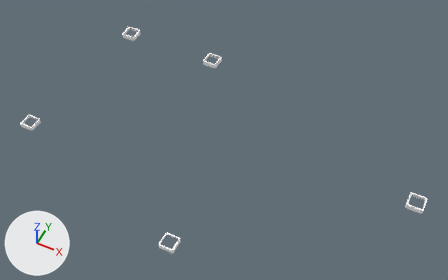
What one commit did to the OBJ model Games/GuruttoWorld/Assets/Models/StreetJourney/Baked/Block-1-11.obj.
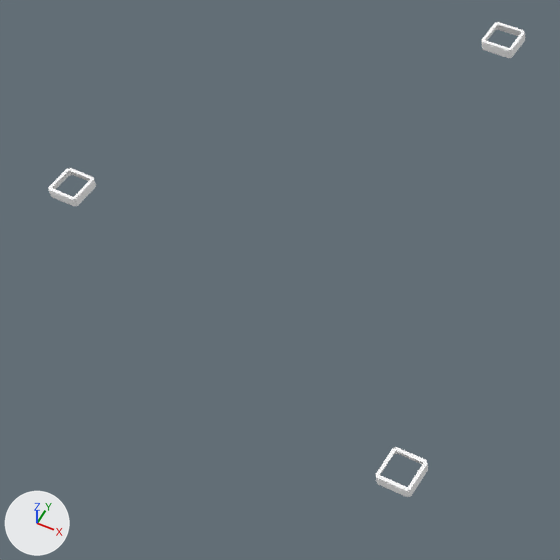
Each version is shown whole from a camera (50 mm lens) standing at (19.4, 24.2, 30.9) and looking at (7.4, 48.1, 1.1), then close up on the part from 0% to 53% of the width and 16% to 100% of the height. Arrows for +X, +Y and +Z are at lower left; the lights stay in place. The older version's two pictures come first. Where no turn or scale is listed for an object, it has been applied to the vertices. Vertices at exactly the same position are counted once.

In view in the first close-up: 'Block-1-11'.
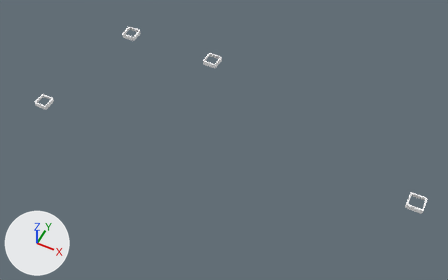
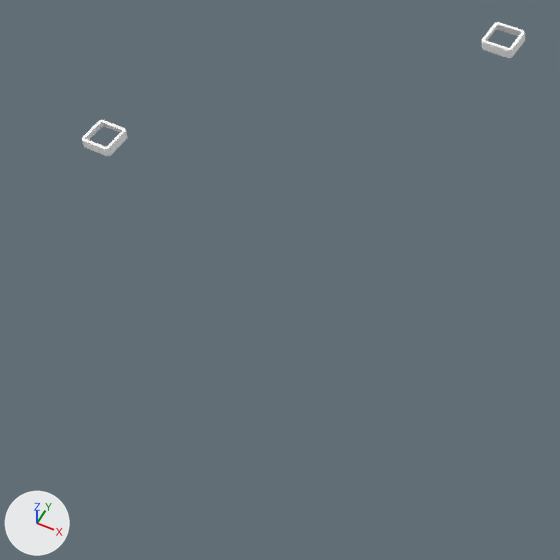
Where the change shows, as pixel boxes [x1, y1, x2, y2] in the close-ups (560 x 560 px; the box of a moved part takes in the faces that stretch with it):
'Block-1-11', reshaped: before [48, 22, 525, 497]; after [82, 22, 525, 156]
part 1 of me_block_1_11, moved or reshaped: before [48, 168, 96, 206]; after [82, 120, 128, 156]
part 2 of me_block_1_11, deleted: before [376, 447, 428, 497]

What the commit changed:
me_block_1_11 is used by ob_block_1_11; location (0.0, 0.0, 0.0).
me_block_1_11 had 320 vertices, 560 faces and spanned x -5.5..20.3, y 39.5..55.5, z 0.6..0.9.
me_block_1_11 now has 256 vertices, 448 faces and spans x -5.9..20.3, y 45.5..55.5, z 0.6..0.9.
me_block_1_11 part 1: the loose piece of 64 vertices spanning x -5.5..-4.5, y 43.5..44.5, z 0.6..0.8 is moved by (-0.4, 2.0, 0.0).
me_block_1_11 part 2: the loose piece of 64 vertices spanning x 7.5..8.5, y 39.5..40.5, z 0.6..0.8 is deleted.
